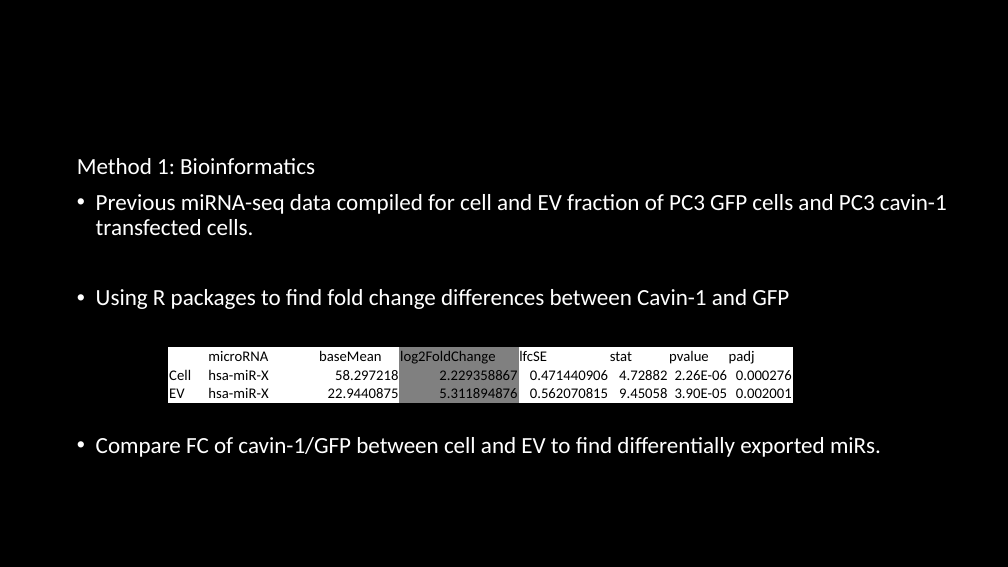
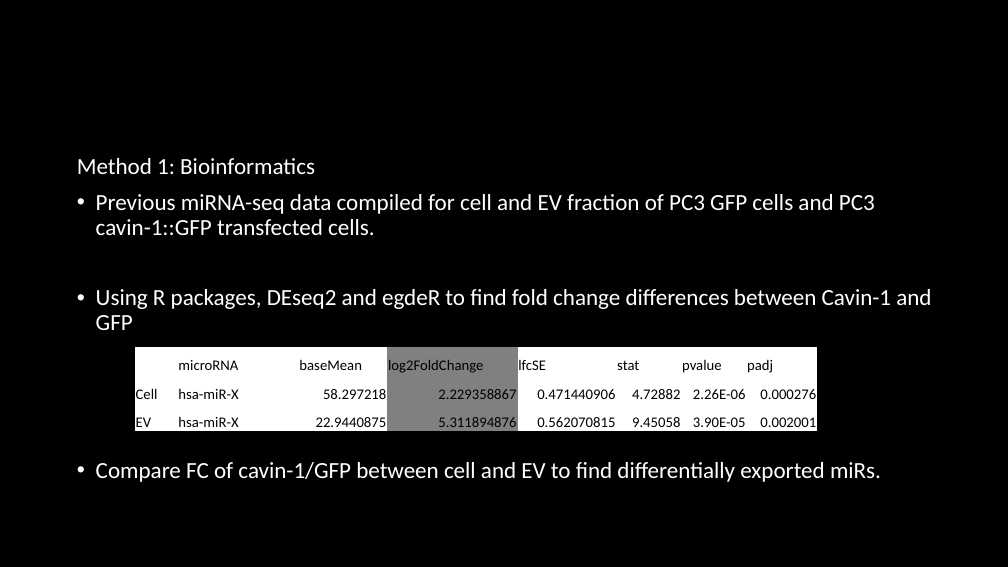
Before and after one commit to HarleyRobinson/Honours2, a slide deck: slide 9 of BackgroundInfo/Selective export of microRNA via extracellular vesicles.pptx. Drawn at 1008x567 pixels with LibreOffice and Linux fonts; fonts in the diff are those of the drawing; background and template pictures are left out. Boxes give left, top, right and bottom in pixels: in the first picture for what was removed or moved away, otherwise in the second. Text is boxed around its words. In the diff, an @@ line names an element or a change of style, - is before the commit and + after.

```diff
--- a/BackgroundInfo/Selective export of microRNA via extracellular vesicles.pptx
+++ b/BackgroundInfo/Selective export of microRNA via extracellular vesicles.pptx
@@ text at (x1=96, y1=194, x2=931, y2=330): text changed @@
-• Previous miRNA-seq data compiled for cell and EV fraction of PC3 GFP cells and PC3 cavin-1 transfected cells.
-• Using R packages to find fold change differences between Cavin-1 and GFP
+• Previous miRNA-seq data compiled for cell and EV fraction of PC3 GFP cells and PC3 cavin-1::GFP transfected cells.
+• Using R packages, DEseq2 and egdeR to find fold change differences between Cavin-1 and GFP
@@ table resized from (x1=169, y1=346, x2=794, y2=402) to (x1=135, y1=346, x2=817, y2=431) @@
```
Also in this commit, not shown: 6 other slides changed, 1 slide added, 24 other files.
